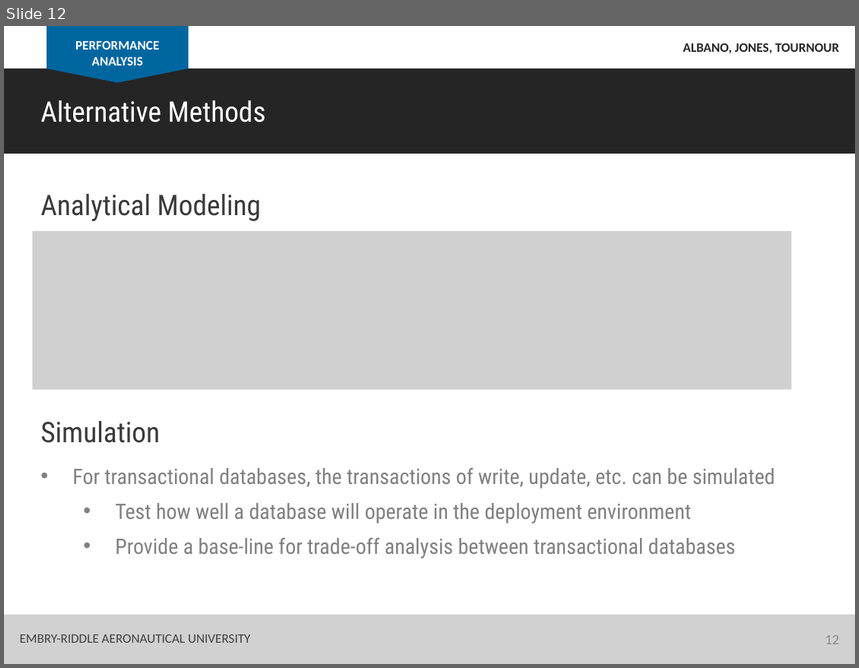
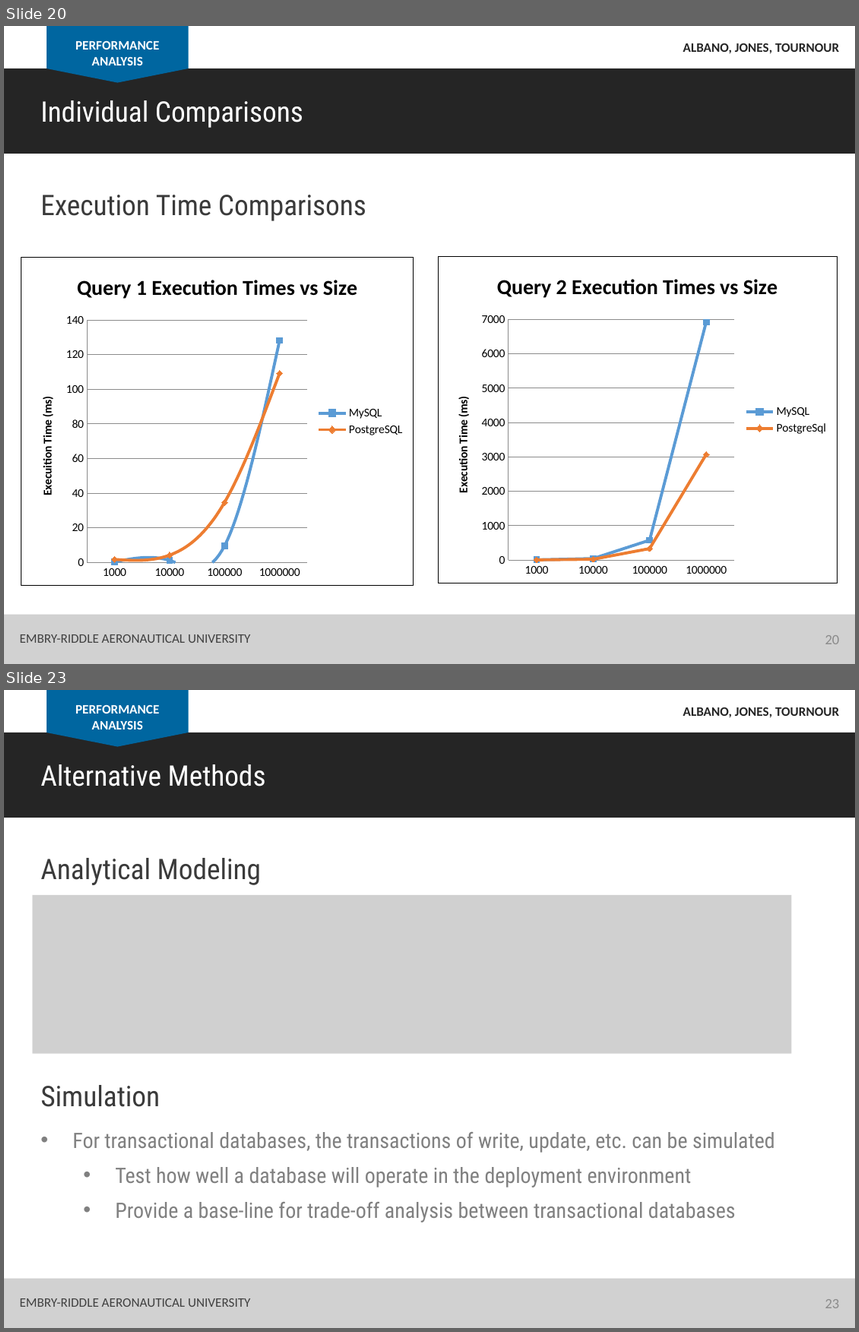
Before and after one commit to albanoj2/se655_final_project, a slide deck: docs/In_class_presentation.pptx. Shown one above the other, each under a label of ours: slide 12 before the commit, slides 20 and 23 after it; the slides between them are not shown. The pictures are 859x668 and 859x1332 pixels, drawn with LibreOffice and Linux fonts; fonts in the diff are those of the drawing; grey boxes stand for pictures. Boxes give left, top, right and bottom in pixels: in the first picture for what was removed or moved away, otherwise in the second. Text is boxed around its words. In the diff, an @@ line names an element or a change of style, - is before the commit and + after.

```diff
--- a/docs/In_class_presentation.pptx
+++ b/docs/In_class_presentation.pptx
@@ slide 20 added at <box>4,26,855,664</box>, background #FFFFFF @@
@@ rectangle added at <box>47,26,189,69</box>, fill #0066A0 @@
@@ text added at <box>75,40,159,66</box>, 11 pt, text #FFFFFF, bold @@
+PERFORMANCE ANALYSIS
@@ text added at <box>683,43,839,53</box>, 11 pt, text #252525, bold @@
+ALBANO, JONES, TOURNOUR
@@ rectangle added at <box>4,69,855,154</box>, fill #252525 @@
@@ triangle added at <box>47,69,189,83</box>, fill #0066A0 @@
@@ text added at <box>40,100,303,128</box>, 24 pt, text #FFFFFF @@
+Individual Comparisons
@@ text added at <box>40,195,367,221</box>, 24 pt, text #3A3A3A @@
+Execution Time Comparisons
@@ line chart added at <box>22,258,414,586</box> @@
+title "Query 1 Execution Times vs Size"
+categories: 1000.0, 10000.0, 100000.0, 1.0E6
+MySQL: 0, 1, 10, 128
+PostgreSQL: 2, 4, 35, 109
@@ line chart added at <box>438,257,837,584</box> @@
+title "Query 2 Execution Times vs Size"
+categories: 1000.0, 10000.0, 100000.0, 1.0E6
+MySQL: 0, 0, 600, 6900
+PostgreSql: 0, 0, 300, 3100
@@ rectangle added at <box>4,615,855,664</box>, fill #D1D1D1 @@
@@ text added at <box>20,635,250,643</box>, 11 pt, text #404040 @@
+EMBRY-RIDDLE AERONAUTICAL UNIVERSITY
@@ page number added at <box>826,636,840,645</box>, 12 pt, text #8C8C8C @@
+20
@@ what was slide 12 is now slide 23 @@
@@ page number at <box>826,1300,840,1309</box>: text changed @@
-12
+23
```
Also in this commit, not shown: 5 slides changed, 10 other slides added.
